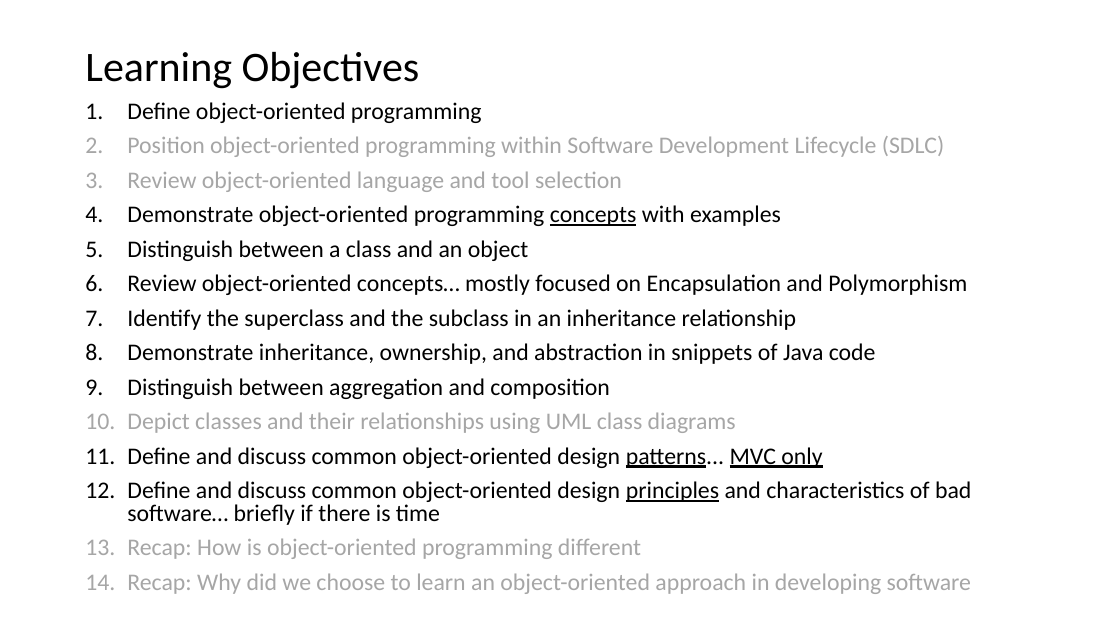
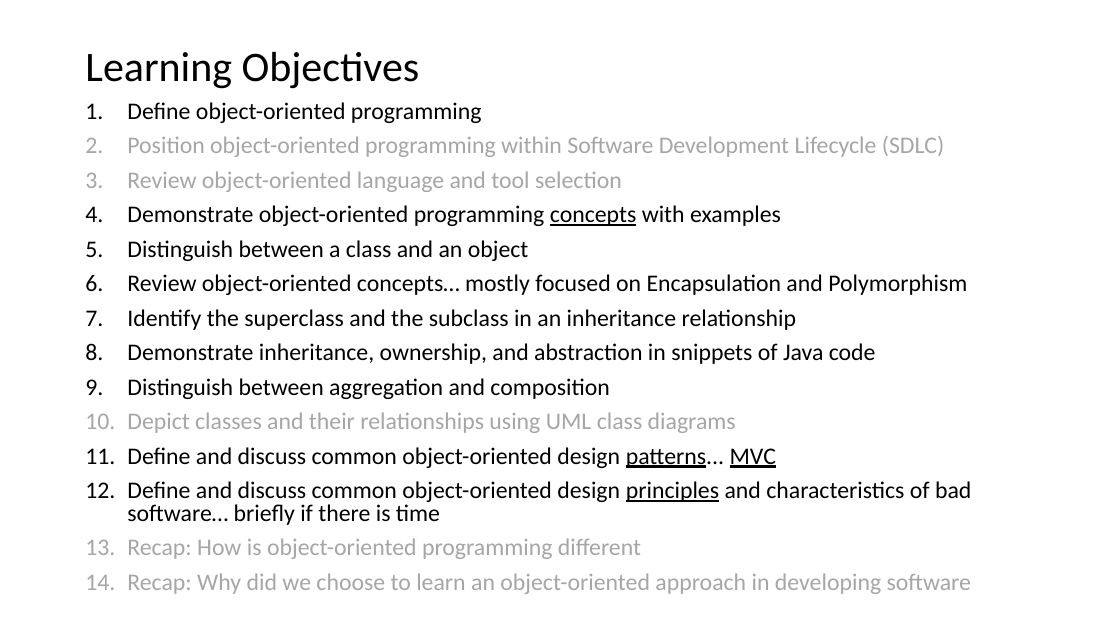
Before and after one commit to EricJPogue/www-epogue-info, a slide deck: slide 10 of CPSC-24500/Week01/2016SpringW01SlidesLecture.pptx (slide 3 before the commit). Drawn at 1120x630 pixels with LibreOffice and Linux fonts; fonts in the diff are those of the drawing. Boxes give left, top, right and bottom in pixels: in the first picture for what was removed or moved away, otherwise in the second. Text is boxed around its words. In the diff, an @@ line names an element or a change of style, - is before the commit and + after.

```diff
--- a/CPSC-24500/Week01/2016SpringW01SlidesLecture.pptx
+++ b/CPSC-24500/Week01/2016SpringW01SlidesLecture.pptx
@@ text at (127, 447, 776, 468): text changed @@
-11. Define and discuss common object-oriented design patterns... MVC only
+11. Define and discuss common object-oriented design patterns... MVC
```
Also in this commit, not shown: 3 other slides changed, 8 slides added, 2 other files.
